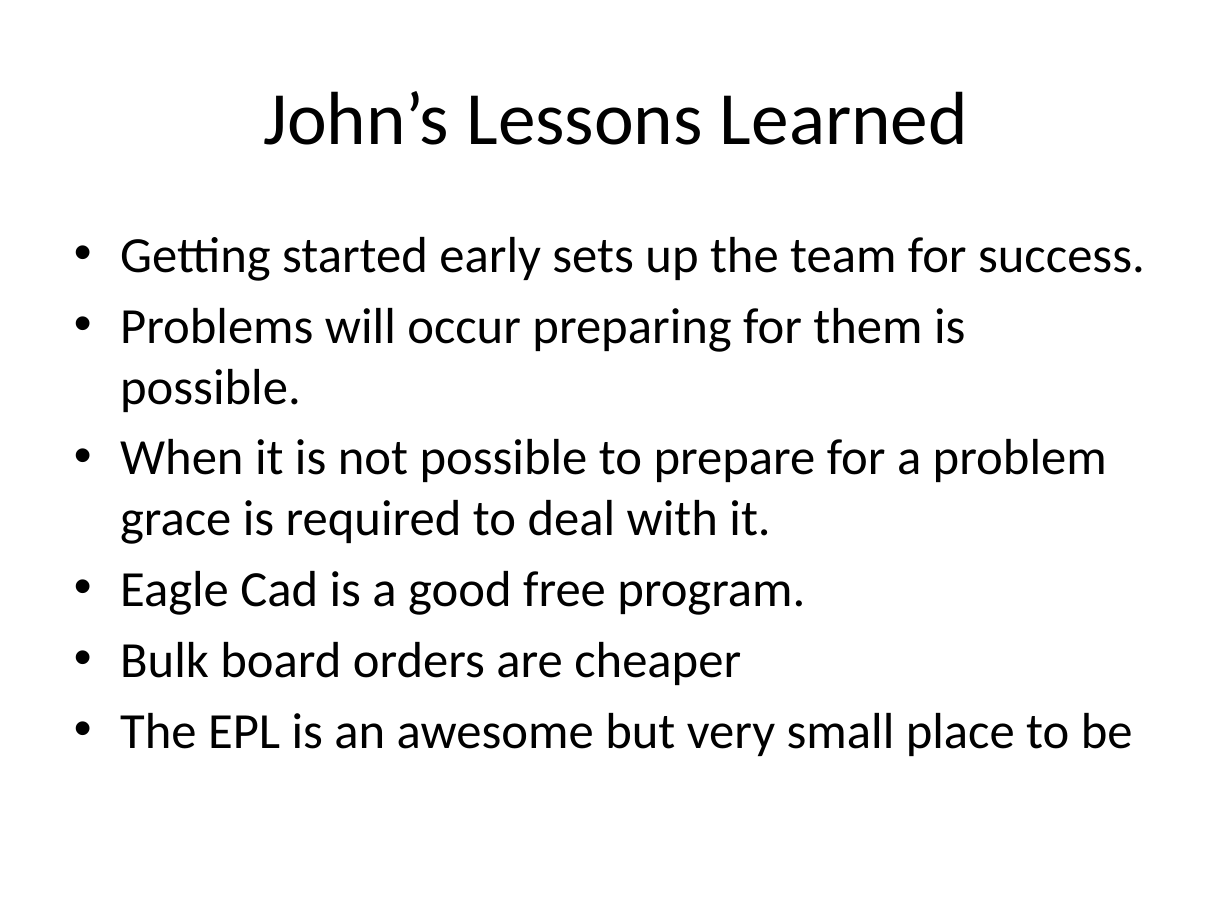
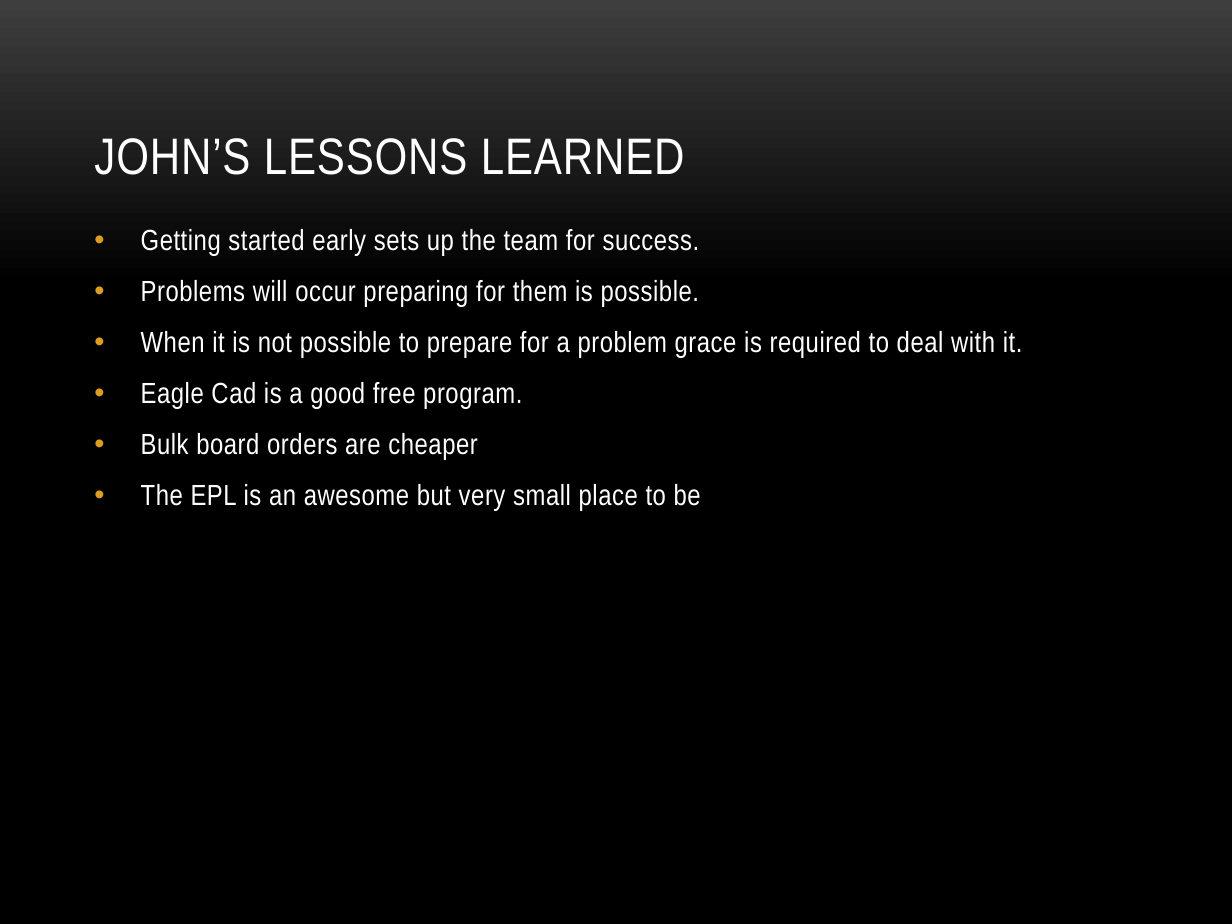
Before and after one commit to dosferatu/electronic-compass, a slide deck: slide 26 of Documentation/Project Documentation/Project Presentation.pptx (slide 25 before the commit). Drawn at 1232x924 pixels with LibreOffice and Linux fonts; fonts in the diff are those of the drawing; background and template pictures are left out. Boxes give left, top, right and bottom in pixels: in the first picture for what was removed or moved away, otherwise in the second. Text is boxed around its words. In the diff, an @@ line names an element or a change of style, - is before the commit and + after.

```diff
--- a/Documentation/Project Documentation/Project Presentation.pptx
+++ b/Documentation/Project Documentation/Project Presentation.pptx
@@ background #FFFFFF to picture (left out) @@
@@ title "JOHN’S LESSONS LEARNED" at [94, 138, 685, 175]: vertical alignment middle to bottom @@
@@ title at [94, 138, 685, 175]: text changed; size 44 to 30 pt; font Calibri to Arial Narrow; text colour #000000 to #FFFFFF @@
-John’s Lessons Learned
+JOHN’S LESSONS LEARNED
@@ text "Getting started early sets up ...": place and size @@
-text "Getting started early sets up ..." at [120, 237, 1145, 756]
+text "Getting started early sets up ..." at [141, 229, 1023, 511]
@@ text "Getting started early sets up ..." at [141, 229, 1023, 511]: size 29.6 to 17 pt, font Calibri to Arial Narrow, text colour #000000 to #FFFFFF, letter spacing 0 to 0.3 pt; more space between paragraphs @@
```
Also in this commit, not shown: 24 other slides changed, 2 slides added, 1 slide removed, 2 other files.
